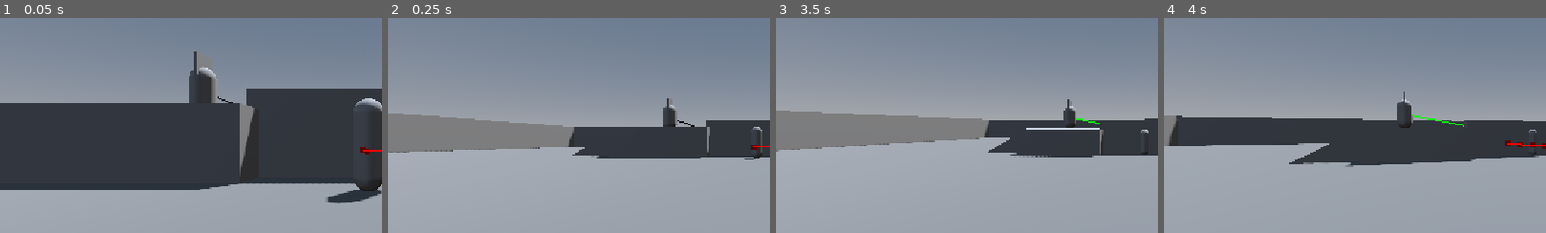
Above: before the commit, frames 1-4 (left to right).
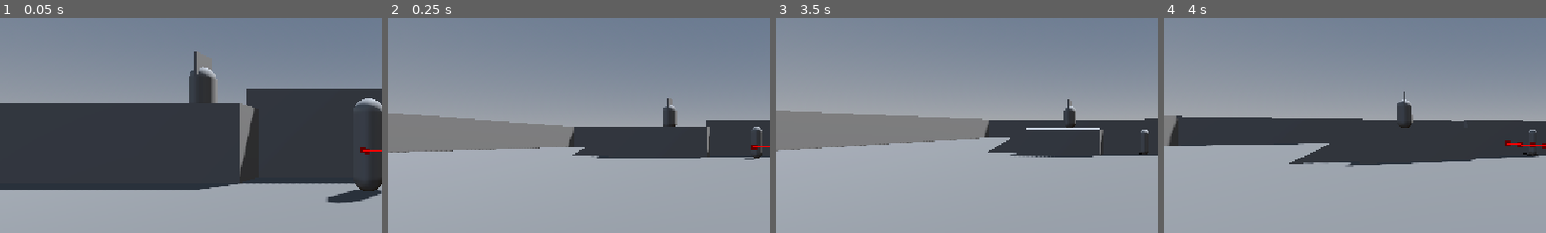
Above: after the commit, the same moments.

Repository: Flogah/chimera
Game: Godot game, scene res://scenes/test_areas/test_pc_vs_ai.tscn
The game is run twice, just before and just after one commit, with the same random seed, the same clock (stepped at 60 frames per second) and the same inputs. This scene is started directly instead of the project's main scene.
Inputs (mouse positions are % of the whole screen's width and height, from its top left):
- Up to frame 1 (0.05 s): no input
- Up to frame 2 (0.25 s): no input
- Up to frame 3 (3.5 s): move the mouse to (55, 50) at 0.52 s; hold Mouse wheel up (zoom_in) 0.53-1.28 s; hold W (move_forward) from 0.53 s (still down); move the mouse to (45, 50) at 1.27 s; tap Mouse wheel down (zoom_out) at 1.35, 2.85 s; move the mouse to (52, 48) at 2.02 s; hold Mouse wheel up (zoom_in) 2.03-2.78 s; move the mouse to (49, 52) at 2.77 s
- Up to frame 4 (4 s): keep holding W (move_forward); move the mouse to (57, 51) at 3.52 s; hold Mouse wheel up (zoom_in) from 3.53 s (still down)
The pictures show only the part of the screen within x 2-52%, y 21-71%; the shares and areas given below are measured in that part.

The runs differ from the first frame. In frame 1, less than 0.1% of the frame differs, in the area x 57-61%, y 36-40%; in frame 2, less than 0.1%; in frame 3, less than 0.1%; in frame 4, 0.1%, in the area x 64-98%, y 44-64%.

Commit message:
put all characters on proper collision layers

Diff:
--- a/godot-chimera/project.godot
+++ b/godot-chimera/project.godot
@@ -62,6 +62,12 @@
 ]
 }
 
+[layer_names]
+
+3d_physics/layer_1="terrain"
+3d_physics/layer_2="player"
+3d_physics/layer_3="enemy"
+
 [physics]
 
 3d/physics_engine="Jolt Physics"
--- a/godot-chimera/scenes/player/player.tscn
+++ b/godot-chimera/scenes/player/player.tscn
@@ -15,6 +15,7 @@
 size = Vector3(0.3, 0.6, 0.3)
 
 [node name="Player" type="CharacterBody3D" unique_id=1494987689]
+collision_layer = 2
 script = ExtResource("1_dovo2")
 
 [node name="Camera_Arm" parent="." unique_id=1807282293 instance=ExtResource("2_gmlin")]
--- a/godot-chimera/scenes/test_areas/agent.tscn
+++ b/godot-chimera/scenes/test_areas/agent.tscn
@@ -112,7 +112,7 @@
 radius = 8.50236
 
 [node name="Agent" type="CharacterBody3D" unique_id=623580250]
-collision_layer = 2
+collision_layer = 4
 script = ExtResource("1_m1f6j")
 
 [node name="Body" type="MeshInstance3D" parent="." unique_id=602430447]
@@ -197,9 +197,8 @@
 
 [node name="Detection" type="Area3D" parent="." unique_id=1280241424]
 unique_name_in_owner = true
-transform = Transform3D(1, 0, 0, 0, 1, 0, 0, 0, 1, 0, 1, 0)
 collision_layer = 0
-collision_mask = 2
+collision_mask = 6
 script = ExtResource("10_7dvuf")
 metadata/_custom_type_script = "uid://cqruue83wwfr1"
 
